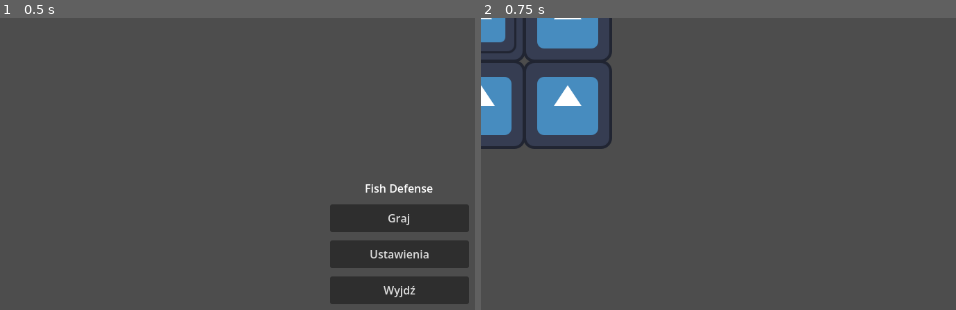
Above: before the commit, frames 1-2 (left to right).
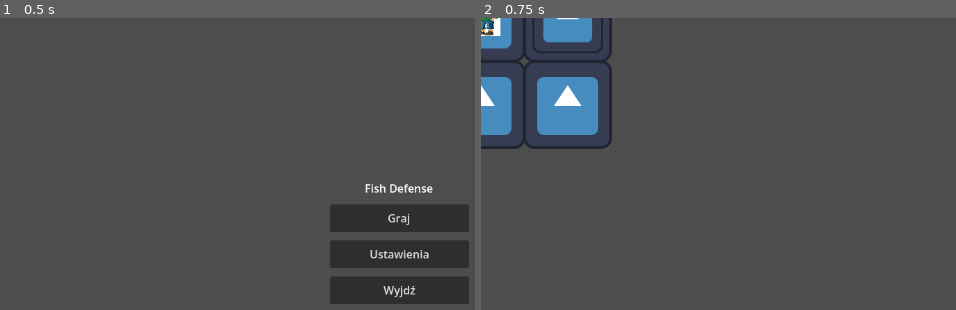
Above: after the commit, the same moments.

Repository: 1p22geo/dzem
Game: Godot game, scene res://scenes/ui/MainMenu.tscn
Two runs of this game, one before a commit and one after it. Both use one fixed random seed, a clock stepped at 60 frames per second and the inputs below. The engine's default icon, where the game draws it, is replaced by a stand-in: a white triangle on a blue panel in a dark square.
Inputs:
- Up to frame 1 (0.5 s): no input
- Up to frame 2 (0.75 s): click "Graj" at 0.5 s

Frame 1 is identical in both runs. In frame 2, 1.3% of the frame differs, in the area x 0-26%, y 0-12%.

Commit message:
feat: added some less todo tower placement mechanics

Diff:
--- a/scenes/Platform.tscn
+++ b/scenes/Platform.tscn
@@ -2,9 +2,13 @@
 
 [ext_resource type="Script" uid="uid://dwsi0ikuowv6s" path="res://scripts/core/Platform.gd" id="1_axdvg"]
 [ext_resource type="Script" uid="uid://cd232hq41u81b" path="res://scripts/core/Tower.gd" id="2_motb6"]
+[ext_resource type="Texture2D" uid="uid://4q335xxs2p" path="res://icon.svg" id="3_wwpbi"]
 
 [node name="Platform" type="Node2D" unique_id=1084195734]
 script = ExtResource("1_axdvg")
+
+[node name="Ground" type="Sprite2D" parent="." unique_id=1134841824]
+texture = ExtResource("3_wwpbi")
 
 [node name="Tower" type="Node2D" parent="." unique_id=1763446327]
 script = ExtResource("2_motb6")
--- a/scenes/maps/Level1.tscn
+++ b/scenes/maps/Level1.tscn
@@ -2,7 +2,8 @@
 
 [ext_resource type="PackedScene" uid="uid://bryc7pjhy46bq" path="res://scenes/Tile.tscn" id="1_ctvf8"]
 [ext_resource type="Script" uid="uid://dnuio0tlnmiyl" path="res://scripts/core/EnemyController.gd" id="2_80hdt"]
-[ext_resource type="PackedScene" uid="uid://cgqpg3bl07ghk" path="res://scenes/Platform.tscn" id="2_cnp4h"]
+[ext_resource type="PackedScene" uid="uid://dea3ojoqh712r" path="res://scenes/Platform.tscn" id="2_cnp4h"]
+[ext_resource type="Resource" uid="uid://djyhip8ve1kmi" path="res://resources/tower_defs/TestTower.tres" id="2_ry3nc"]
 [ext_resource type="PackedScene" uid="uid://ctl27dic16wxy" path="res://scenes/Spawner.tscn" id="3_nuvw0"]
 [ext_resource type="PackedScene" path="res://scenes/ui/PauseMenu.tscn" id="3_pause"]
 [ext_resource type="Resource" uid="uid://scxxwlbcc0d8" path="res://resources/level_defs/Level1Waves.tres" id="3_u1mbr"]
@@ -12,11 +13,10 @@
 [node name="tiles" type="Node2D" parent="." unique_id=2032513428]
 
 [node name="Platform" parent="tiles" unique_id=1084195734 instance=ExtResource("2_cnp4h")]
+tower = ExtResource("2_ry3nc")
 
 [node name="Tile2" parent="tiles" unique_id=1954980730 instance=ExtResource("1_ctvf8")]
 position = Vector2(0, 125)
-
-[node name="Tile" parent="tiles" unique_id=532154126 instance=ExtResource("1_ctvf8")]
 
 [node name="Tile3" parent="tiles" unique_id=1788177838 instance=ExtResource("1_ctvf8")]
 position = Vector2(125, 125)
@@ -39,3 +39,4 @@
 
 [node name="Spawner" parent="." unique_id=1579113028 instance=ExtResource("3_nuvw0")]
 unique_name_in_owner = true
+position = Vector2(125, 0)
--- a/scripts/core/Platform.gd
+++ b/scripts/core/Platform.gd
@@ -2,11 +2,10 @@
 
 @export var tower:TowerType
 
-# Called when the node enters the scene tree for the first time.
 func _ready() -> void:
-	pass # Replace with function body.
+	# TODO: usunąć kiedy UI będzie istnieć
+	tower_placed()
 
-# Called every frame. 'delta' is the elapsed time since the previous frame.
 func _process(delta: float) -> void:
 	pass
 
--- a/scripts/core/Tile.gd
+++ b/scripts/core/Tile.gd
@@ -1,4 +1,4 @@
-extends Sprite2D
+extends Node2D
 class_name Tile
 
 # Called when the node enters the scene tree for the first time.
